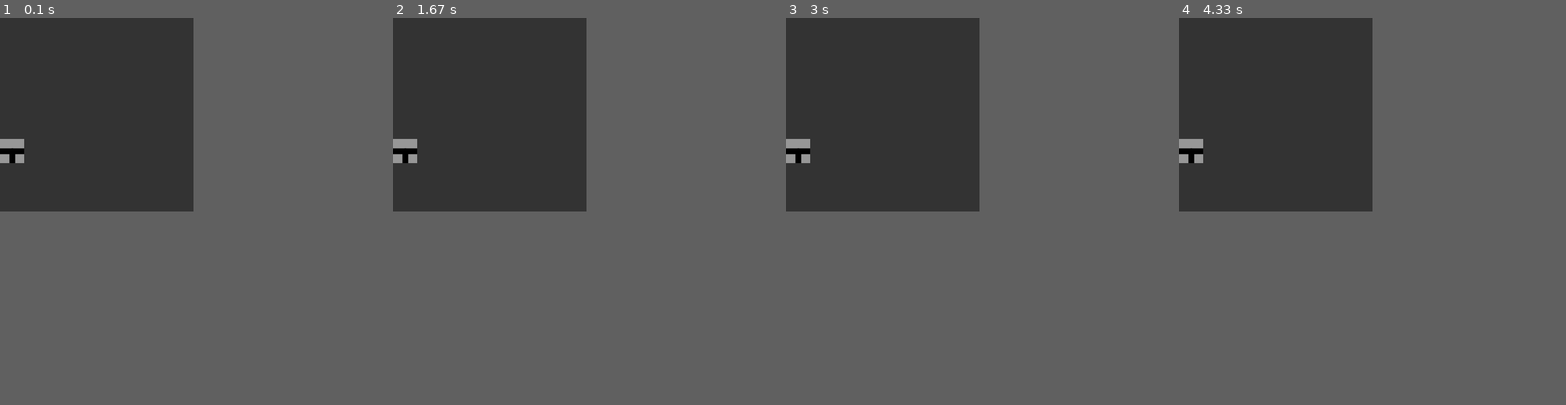
Above: before the commit, frames 1-4 (left to right).
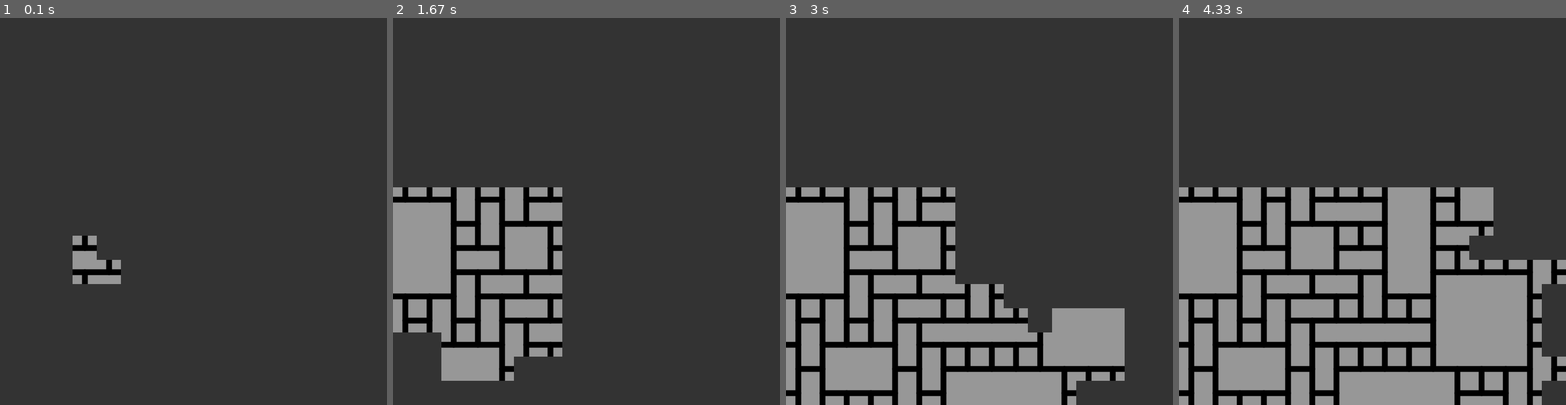
Above: after the commit, the same moments.

Repository: DHameete/pygames
Game: pygame game, started from 13_WaveFunctionCollapse/main.py
The game is run twice, just before and just after one commit, with the same random seed, the same clock (stepped at 60 frames per second) and the same inputs.
Inputs:
- Up to frame 1 (0.1 s): no input
- Up to frame 2 (1.67 s): no input
- Up to frame 3 (3 s): no input
- Up to frame 4 (4.33 s): no input
The window is 400x400 before the commit and 800x800 after it. Grey fills any space a smaller window leaves; there, only what the larger window draws over its background counts as a difference.

The runs differ from the first frame. In frame 1, 1.6% of the frame differs, in the area x 0-32%, y 31-69%; in frame 2, 20%; in frame 3, 35%; in frame 4, 44%, in the area x 0-100%, y 0-100%.

Commit message:
Working Wave Function Collapse

Diff:
--- a/13_WaveFunctionCollapse/main.py
+++ b/13_WaveFunctionCollapse/main.py
@@ -4,7 +4,15 @@
 
 from settings import *
 
-DIM = 8
+DIM = 16
+
+def checkValid(arr, valid):
+    for option in arr[::-1]:
+        if(option in valid):
+            continue
+        else:
+            arr.remove(option)
+
 
 def main():
 
@@ -35,7 +43,41 @@
     }
 
     # Create empty grid
-    grid = [{"collapse": False, "options": ["BLANK","UP","RIGHT","DOWN", "LEFT"], "index": idx} for idx in range(DIM*DIM)]
+    grid = [{"collapse": False, "options": ["BLANK","UP","RIGHT","DOWN","LEFT"], "pos": (x, y)} for y in range(DIM) for x in range(DIM)]
+
+    rules = {
+        "BLANK": {
+            "UP": ["BLANK","UP"],
+            "RIGHT": ["BLANK","RIGHT"],
+            "DOWN": ["BLANK","DOWN"],
+            "LEFT": ["BLANK","LEFT"]
+        },
+        "UP": {
+            "UP": ["RIGHT","DOWN","LEFT"],
+            "RIGHT": ["UP","DOWN","LEFT"],
+            "DOWN": ["BLANK","DOWN"],
+            "LEFT": ["UP","RIGHT","DOWN"]
+        },
+        "RIGHT": {
+            "UP": ["RIGHT","DOWN","LEFT"],
+            "RIGHT": ["UP","DOWN","LEFT"],
+            "DOWN": ["UP","RIGHT","LEFT"],
+            "LEFT": ["BLANK","LEFT"]
+        },
+        "DOWN": {
+            "UP": ["BLANK","UP"],
+            "RIGHT": ["UP","DOWN","LEFT"],
+            "DOWN": ["UP","RIGHT","LEFT"],
+            "LEFT": ["UP","RIGHT","DOWN"]
+        },
+        "LEFT": {
+            "UP": ["RIGHT","DOWN","LEFT"],
+            "RIGHT": ["BLANK","RIGHT"],
+            "DOWN": ["UP","RIGHT","LEFT"],
+            "LEFT": ["UP","RIGHT","DOWN"]
+        }
+    }
+    # print(grid)
 
     # loop
     while True:
@@ -52,7 +94,8 @@
         # Pick cell with lowest entropy
         gridCopy = grid[:]
         gridCopy.sort(key=lambda cell: len(cell["options"]))
-        gridFiltered = list(filter(lambda cell: len(cell["options"])==len(gridCopy[0]["options"]), gridCopy))
+        gridUncollapsed = list(filter(lambda cell: cell["collapse"] == False, gridCopy))
+        gridFiltered = list(filter(lambda cell: len(cell["options"])==len(gridUncollapsed[0]["options"]), gridUncollapsed))
 
         if (gridFiltered):
             cell = random.choice(gridFiltered)
@@ -60,14 +103,39 @@
             pick = random.choice(cell["options"])
             cell["options"] = [pick]
 
+        # Next tiles
+        (ix, iy) = cell["pos"]
+        # Look up
+        if (iy > 0):
+            cell_next = grid[ix + (iy-1) * DIM]["options"]
+            valid = rules[cell["options"][0]]["UP"]
+            checkValid(cell_next, valid)
+        # Look right
+        if (ix < DIM-1):
+            cell_next = grid[ix+1 + (iy) * DIM]["options"]
+            valid = rules[cell["options"][0]]["RIGHT"]
+            checkValid(cell_next, valid)
+        # Look down
+        if (iy < DIM-1):
+            cell_next = grid[ix + (iy+1) * DIM]["options"]
+            valid = rules[cell["options"][0]]["DOWN"]
+            checkValid(cell_next, valid)
+        # Look left
+        if (ix > 0):
+            cell_next = grid[ix-1 + (iy) * DIM]["options"]
+            valid = rules[cell["options"][0]]["LEFT"]
+            checkValid(cell_next, valid)
+
         # Draw grid
         for cell in grid:
+            (x, y) = tuple([z * 50 for z in cell["pos"]])
             if cell["collapse"]:
-                idx = cell["index"]
-                y = (idx // DIM) * 50
-                x = (idx % DIM) * 50
                 displaysurface.blit(tiles[cell["options"][0]], (x,y))
-
+            else:
+                # text = font.render(f'{len(cell["options"])}', True, WHITE)
+                # text_rect = text.get_rect(center=(x+25,y+25))
+                # displaysurface.blit(text,text_rect)
+                pass
 
         # Update display
         pygame.display.update()
--- a/13_WaveFunctionCollapse/settings.py
+++ b/13_WaveFunctionCollapse/settings.py
@@ -1,7 +1,7 @@
-WIDTH = 400
-HEIGHT = 400
+WIDTH = 800
+HEIGHT = 800
 
-FPS = 60
+FPS = 30
 
 BLACK = (2, 2, 4)
 DARKGRAY = (51, 51, 51)
